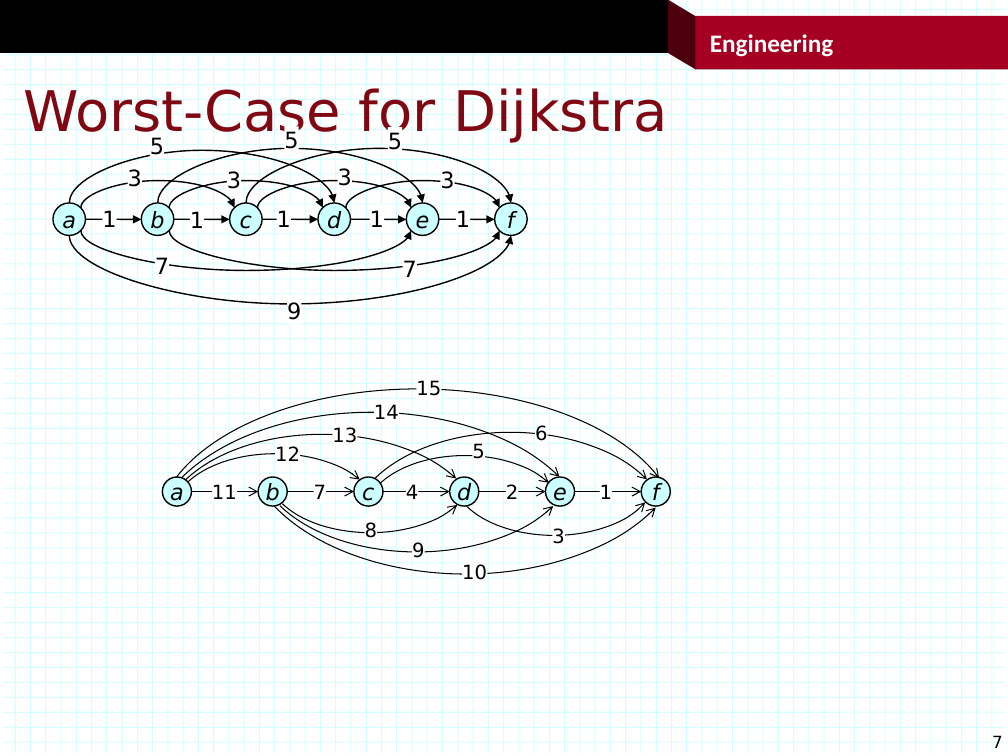
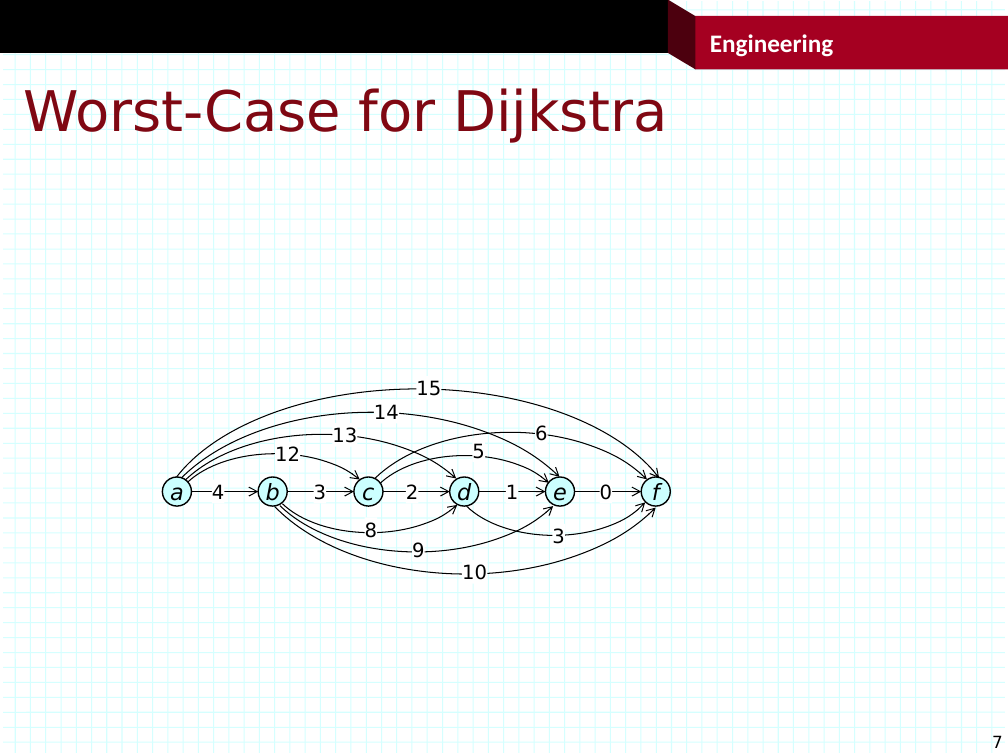
Before and after one commit to jonturner53/gads, a slide deck: slide 7 of graphAlgorithms/shortPaths.pptx. Drawn at 1008x756 pixels with LibreOffice and Linux fonts; fonts in the diff are those of the drawing; background and template pictures are left out. Boxes give left, top, right and bottom in pixels: in the first picture for what was removed or moved away, otherwise in the second. Text is boxed around its words. In the diff, an @@ line names an element or a change of style, - is before the commit and + after.

```diff
--- a/graphAlgorithms/shortPaths.pptx
+++ b/graphAlgorithms/shortPaths.pptx
@@ group removed at box(53, 126, 527, 325): 12 rectangles, 10 curved arrows, 6 ellipses, 5 arrows, 3 texts @@
-a
-b
-c
-e
-d
-f
-1
-1
-1
-1
-1
-3
-3
-3
-3
-5
-5
-5
-9
-7
-7
@@ rectangle "4": place and size @@
-rectangle "4" at box(406, 480, 418, 504)
+rectangle "4" at box(212, 480, 224, 504)
@@ text removed at box(212, 484, 237, 499) @@
-11
@@ text in rectangle at box(314, 484, 326, 500): text changed @@
-7
+3
@@ rectangle "2": place and size @@
-rectangle "2" at box(506, 480, 518, 504)
+rectangle "2" at box(406, 480, 418, 504)
@@ text "1": place and size @@
-text "1" at box(600, 484, 612, 499)
+text "1" at box(506, 484, 518, 499)
@@ rectangle added at box(600, 480, 612, 504), fill #FFFFFF, 14 pt, text #000000 @@
+0
```
Also in this commit, not shown: 9 other files.
